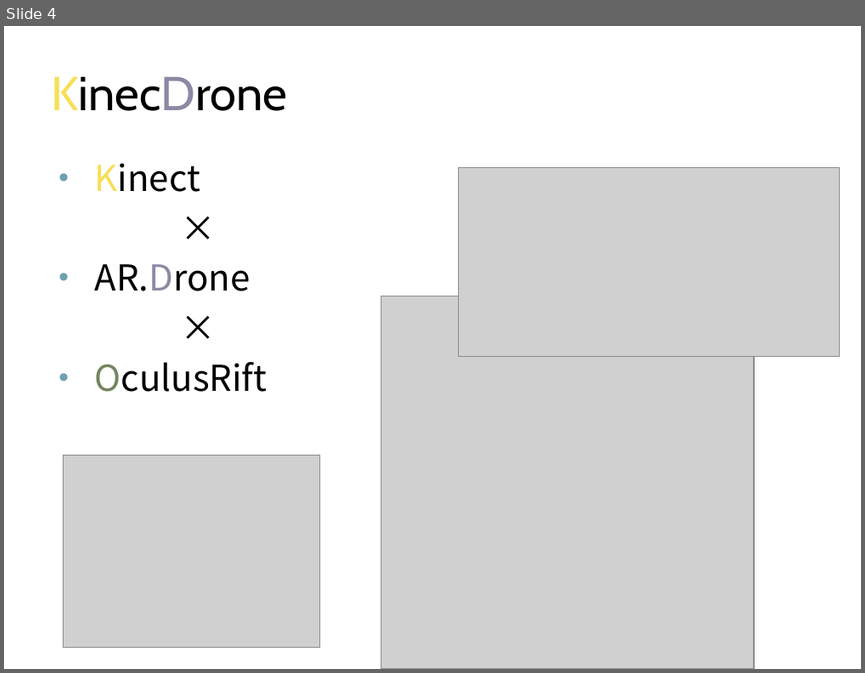
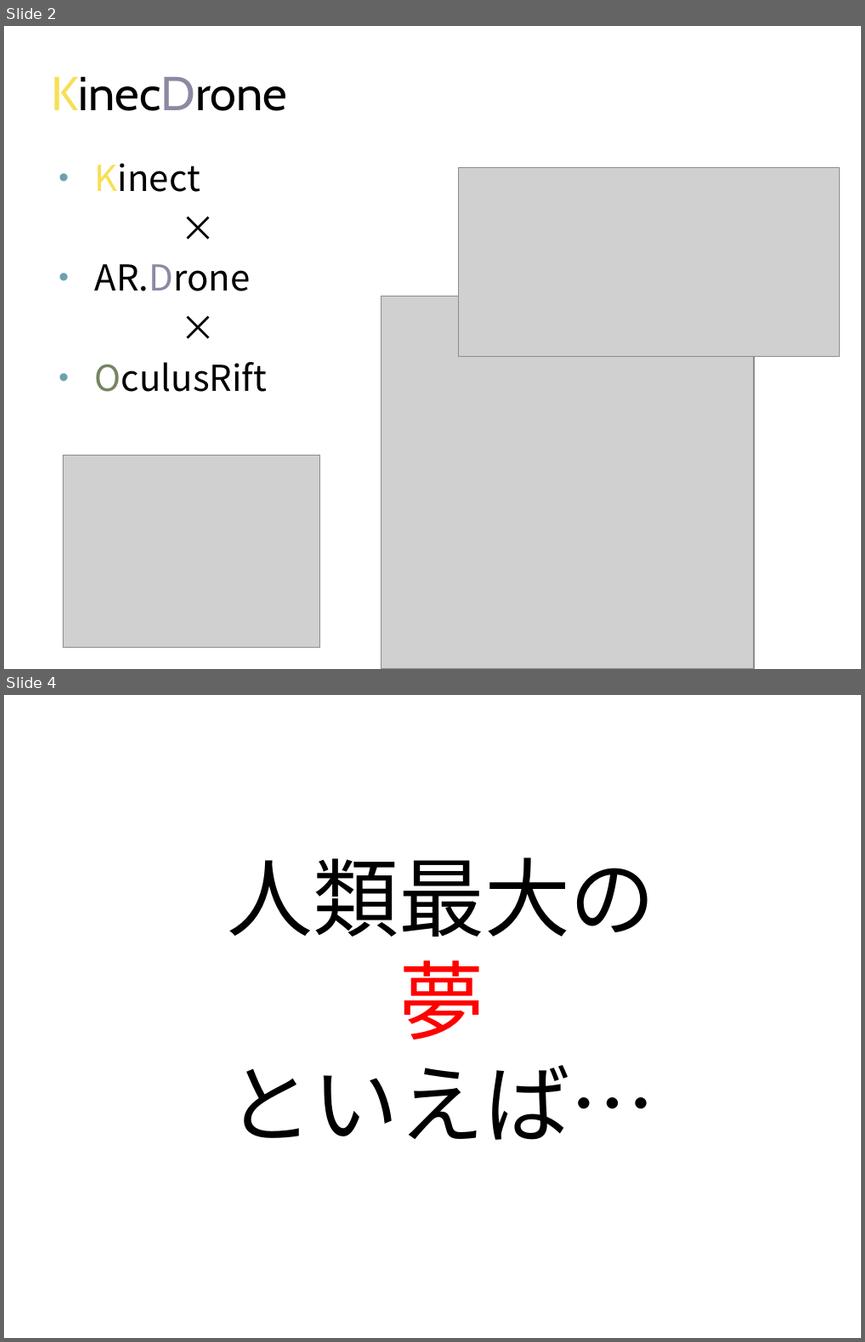
Before and after one commit to Kender09/dcl.apple, a slide deck: KinecDroneFin.pptx. Shown one above the other, each under a label of ours: slide 4 before the commit, slides 2 and 4 after it; the slides between them are not shown. The pictures are 865x673 and 865x1342 pixels, drawn with LibreOffice and Linux fonts; fonts in the diff are those of the drawing; grey boxes stand for pictures. Boxes give left, top, right and bottom in pixels: in the first picture for what was removed or moved away, otherwise in the second. Text is boxed around its words. In the diff, an @@ line names an element or a change of style, - is before the commit and + after.

```diff
--- a/KinecDroneFin.pptx
+++ b/KinecDroneFin.pptx
@@ slide 4 added at box(4, 695, 861, 1338), background #FFFFFF @@
@@ title added at box(228, 857, 656, 1140), 72 pt, text #000000 @@
+人類最大の
+夢
+といえば…
@@ what was slide 4 is now slide 2 @@
```
Also in this commit, not shown: 3 other slides added.
